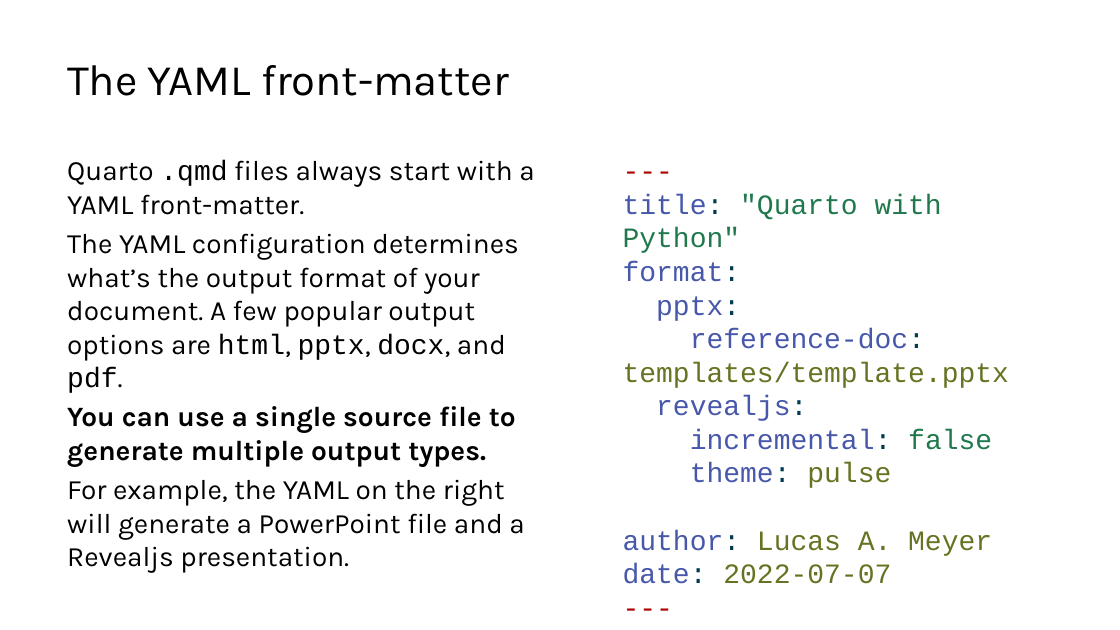
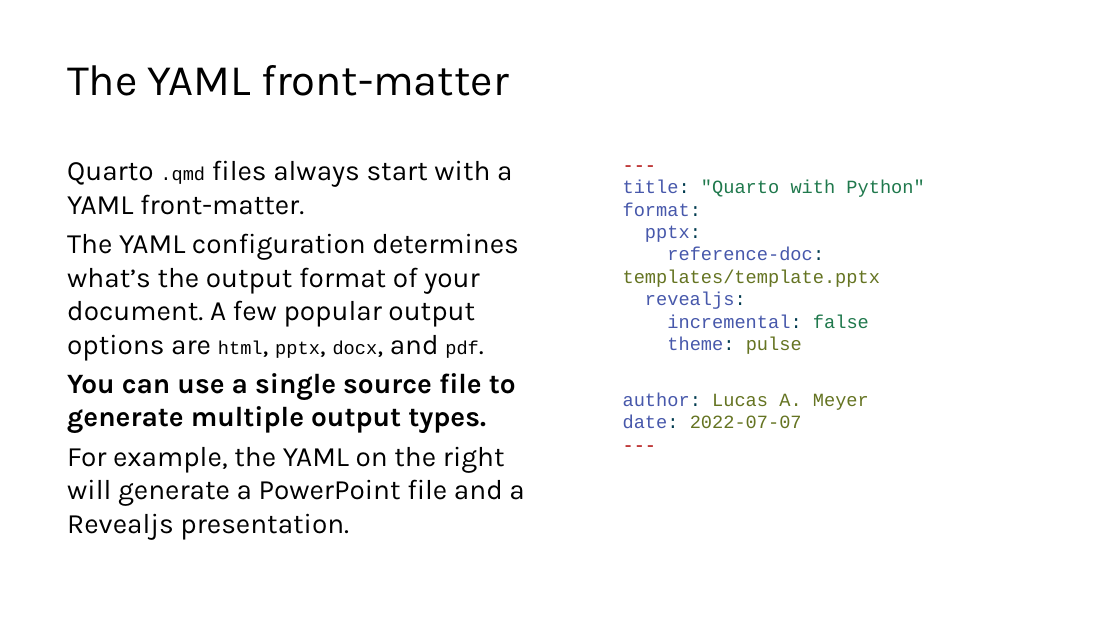
Before and after one commit to lucas-a-meyer/using-quarto, a slide deck: slide 11 of docs/presentation-orig.pptx. Drawn at 1120x630 pixels with LibreOffice and Linux fonts; fonts in the diff are those of the drawing. Boxes give left, top, right and bottom in pixels: in the first picture for what was removed or moved away, otherwise in the second. Text is boxed around its words. In the diff, an @@ line names an element or a change of style, - is before the commit and + after.

```diff
--- a/docs/presentation-orig.pptx
+++ b/docs/presentation-orig.pptx
@@ text "--- title: "Quarto with Python" ..." at (x1=623, y1=180, x2=924, y2=428): size 18 to 12 pt; less space between paragraphs @@
@@ text at (x1=67, y1=160, x2=518, y2=360): size 18 to 12 pt in ".qmd", "html, pptx, docx, pdf." @@
```
Also in this commit, not shown: 17 other slides changed, 2 other files.
